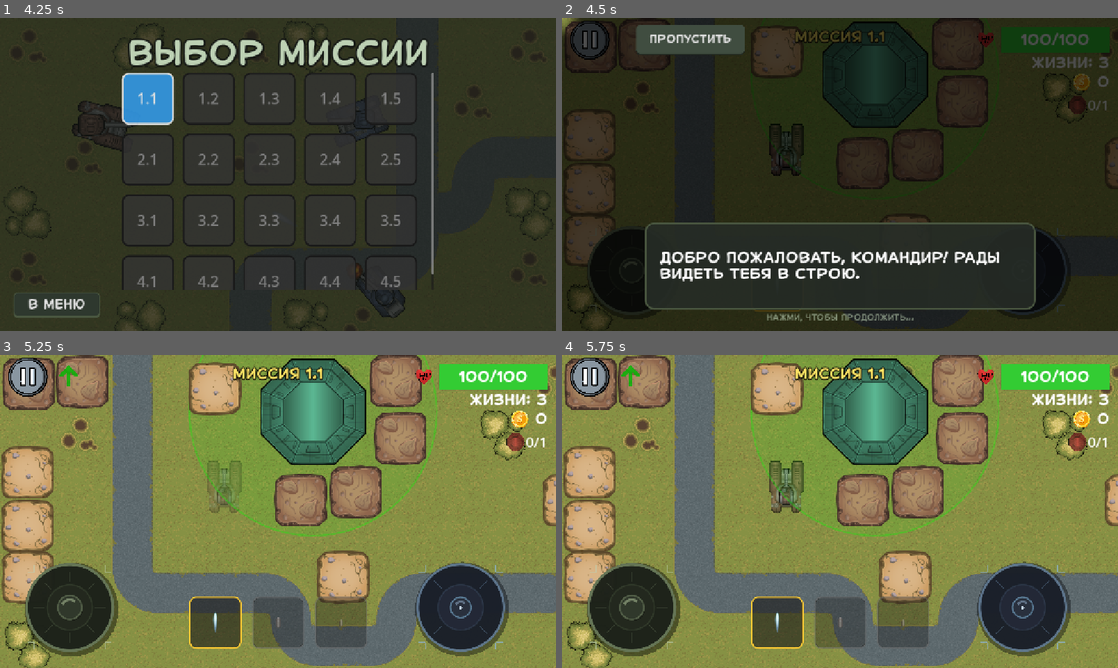
Above: before the commit, frames 1-4 (two rows, left to right).
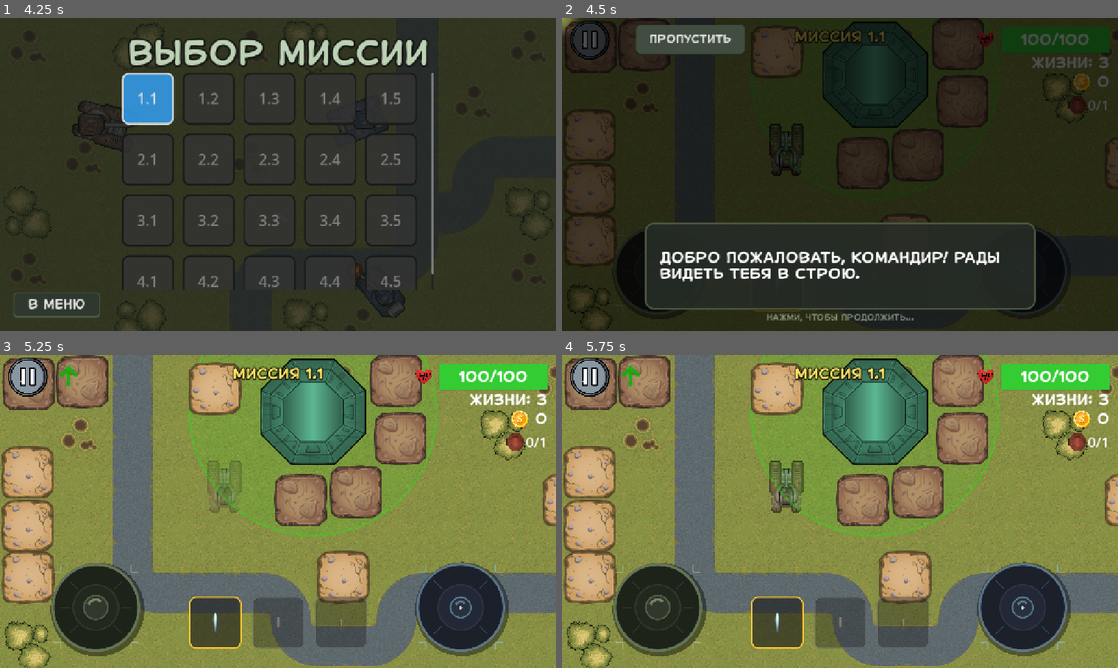
Above: after the commit, the same moments.

Repository: top-it-090304/Selyavi
Game: Godot game, scene res://scenes/MenuScenes/Menu.tscn
The game is run twice, just before and just after one commit, with the same random seed, the same clock (stepped at 60 frames per second) and the same inputs. Sound files missing from this copy of the repository are replaced by a short silence.
Inputs (mouse positions are in pixels of both pictures, inside the frame that each line leads up to):
- Up to frame 1 (4.25 s): click "НАСТРОЙКИ" at 0.5 s; click (333, 193) at 1.25 s; click (333, 230) at 2 s; click (333, 268) at 2.75 s; click "Миссии" at 3.5 s
- Up to frame 2 (4.5 s): click "1.1" at 4.25 s
- Up to frame 3 (5.25 s): click "ПРОПУСТИТЬ" at 5 s
- Up to frame 4 (5.75 s): no input

Frame 1 is identical in both runs. In frame 2, 1.1% of the frame differs, in the area x 4-19%, y 67-94%; in frame 3, 3.6%, in the area x 4-26%, y 66-97%; in frame 4, 3.6%.

Commit message:
tutorial fix

Diff:
--- a/scenes/Levels/Level_3.tscn
+++ b/scenes/Levels/Level_3.tscn
@@ -83,7 +83,7 @@
 [node name="Camera2D" type="Camera2D" parent="PlayerTank"]
 limit_left = 0
 limit_top = 0
-limit_right = 3350
+limit_right = 3450
 limit_bottom = 2300
 position_smoothing_enabled = true
 position_smoothing_speed = 10.0
--- a/scenes/MenuScenes/Settings.tscn
+++ b/scenes/MenuScenes/Settings.tscn
@@ -222,7 +222,6 @@
 theme_override_icons/grabber_highlight = SubResource("GradientTexture2D_grabber")
 theme_override_styles/slider = SubResource("StyleBoxLine_slider_bg")
 theme_override_styles/grabber_area = SubResource("StyleBoxLine_slider_area")
-max_value = 100.0
 step = 5.0
 value = 50.0
 
--- a/scripts/HUD.gd
+++ b/scripts/HUD.gd
@@ -83,7 +83,7 @@
 
 	_warningLabel = Label.new()
 	_warningLabel.name = "WarningLabel"
-	_warningLabel.text = "Базу атакуют!"
+	_warningLabel.text = "Штаб атакуют!"
 	_warningLabel.horizontal_alignment = HORIZONTAL_ALIGNMENT_CENTER
 	_warningLabel.add_theme_font_size_override("font_size", 32)
 	_warningLabel.add_theme_color_override("font_color", Color("#f34235"))
@@ -140,10 +140,9 @@
 		lefty = bool(SaveManager.get_setting("game", "lefty_mode", false))
 	if lefty:
 		_layout_joystick_bottom_right(_move_joy_c)
-		# Прицел слева: отступ от края экрана как у движения справа (~60 + зазор)
-		_layout_joystick_bottom_left(_aim_joy_c, 52.0)
+		_layout_joystick_bottom_left(_aim_joy_c, 60.0)
 	else:
-		_layout_joystick_bottom_left(_move_joy_c, 0.0)
+		_layout_joystick_bottom_left(_move_joy_c, 60.0)
 		_layout_joystick_bottom_right(_aim_joy_c)
 
 ## edge_inset_left — сдвиг всего блока вправо от левого края (не сжимая зону 200 px).
--- a/scripts/MenuScripts/TutorialOverlay.gd
+++ b/scripts/MenuScripts/TutorialOverlay.gd
@@ -12,8 +12,8 @@
 var _steps = [
 	{"text": "Добро пожаловать, Командир! Рады видеть тебя в строю.", "node": null},
 	{"text": "Тебя давно не было видно. Напомню тебе, как здесь все устроено.", "node": null},
-	{"text": "Используй левый джойстик для перемещения твоего танка. Лучше его не отпускать надолго!", "node": "Joystick"},
-	{"text": "Правый джойстик отвечает за прицеливание и стрельбу. Наведи его на цель, чтобы выстрелить.", "node": "Aim"},
+	{"text": "Используй этот джойстик для перемещения твоего танка. Лучше не отпускать его надолго!", "node": "Joystick"},
+	{"text": "Синий джойстик отвечает за прицеливание и стрельбу. Наведи его на цель, чтобы выстрелить.", "node": "Aim"},
 	{"text": "Танк оснащен автодоводкой пушки. Ты можешь отключить ёе в настройках.", "node": "Aim"},
 	{"text": "Это наш штаб. Находясь рядом с ним, ты чинишь танк и наносишь больше урона.", "node": "Base"},
 	{"text": "Враги будут всеми силами пытаться его уничтожешь. Не допусти это!", "node": "Base"},
@@ -74,11 +74,13 @@
 		if node:
 			target_pos = _get_node_screen_pos(node)
 
-			# Оставляем текущие смещения, как просил пользователь "не менять координаты"
+			# Сместил свет на джойстике стрельбы еще на 5 пикселей левее
+			# Было: Aim +10, 15 | Joystick +5, 15
+			# Стало: Aim +5, 15 | Joystick +5, 15
 			if step.node == "Aim":
-				target_pos += Vector2(60, 50)
+				target_pos += Vector2(5, 15)
 			elif step.node == "Joystick":
-				target_pos += Vector2(30, 50)
+				target_pos += Vector2(5, 15)
 
 			if shape == 0:
 				radius = _get_node_radius(node, step.node)
